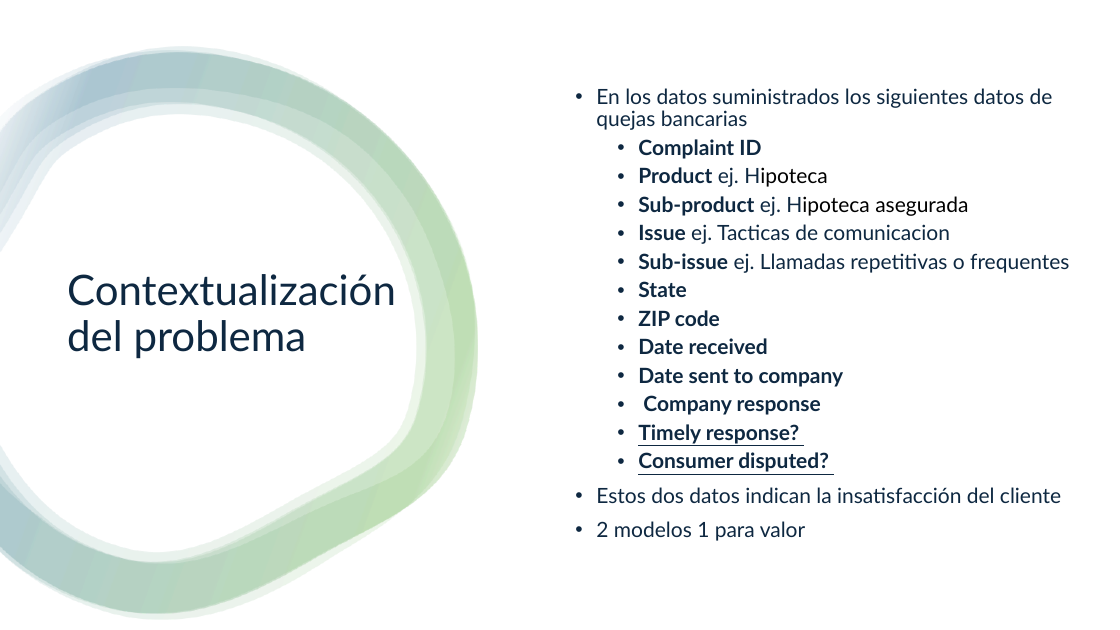
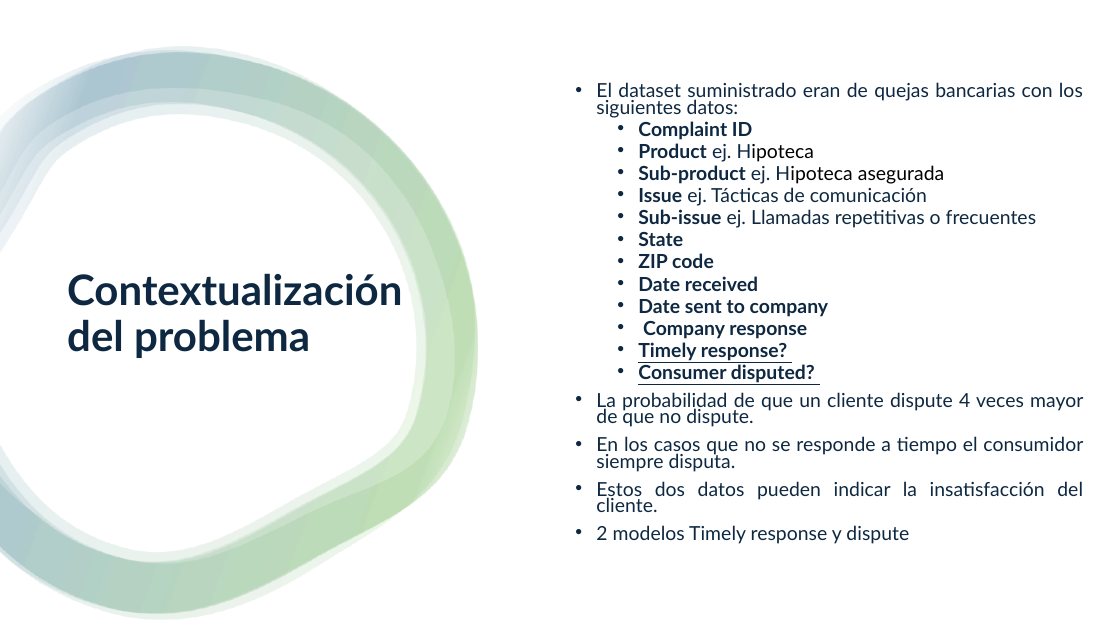
Before and after one commit to UnaiFam/Projecto-Final-ML, a slide deck: slide 2 of docs/Presentacion de negocio.pptx. Drawn at 1120x630 pixels with LibreOffice and Linux fonts; fonts in the diff are those of the drawing. Boxes give left, top, right and bottom in pixels: in the first picture for what was removed or moved away, otherwise in the second. Text is boxed around its words. In the diff, an @@ line names an element or a change of style, - is before the commit and + after.

```diff
--- a/docs/Presentacion de negocio.pptx
+++ b/docs/Presentacion de negocio.pptx
@@ text at box(596, 82, 1083, 118): text changed; size 18 to 16.6 pt @@
-• En los datos suministrados los siguientes datos de quejas bancarias
+• El dataset suministrado eran de quejas bancarias con los siguientes datos:
@@ title "Contextualización del problema" at box(67, 273, 402, 358): bold on @@
@@ text at box(638, 121, 944, 383): size 18 to 16.6 pt in "Complaint ID", "Product ej. Hipoteca", "Sub-product ej. Hipoteca asegurada", "State" and 6 more places; alignment left to justified; line spacing 0.9 to 0.7 @@
@@ text at box(638, 187, 1036, 228): text changed; size 18 to 16.6 pt @@
-  • Issue ej. Tacticas de comunicacion
-  • Sub-issue ej. Llamadas repetitivas o frequentes
+  • Issue ej. Tácticas de comunicación
+  • Sub-issue ej. Llamadas repetitivas o frecuentes
@@ text at box(596, 392, 1083, 544): text changed; size 18 to 16.6 pt @@
-• Estos dos datos indican la insatisfacción del cliente
-• 2 modelos 1 para valor
+• La probabilidad de que un cliente dispute 4 veces mayor de que no dispute.
+• En los casos que no se responde a tiempo el consumidor siempre disputa.
+• Estos dos datos pueden indicar la insatisfacción del cliente.
+• 2 modelos Timely response y dispute
```
Also in this commit, not shown: 8 other slides changed, 1 slide removed, 9 other files.
